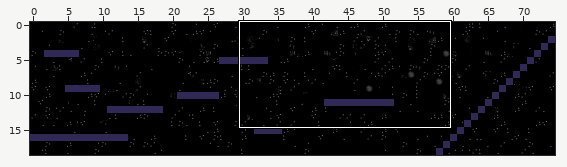
One commit to this Tiled map: assets/maps/SpaceLevel/world.tmx. The picture above shows the old version from afar; the outline marks the close-up.
Close-up. Before the commit:
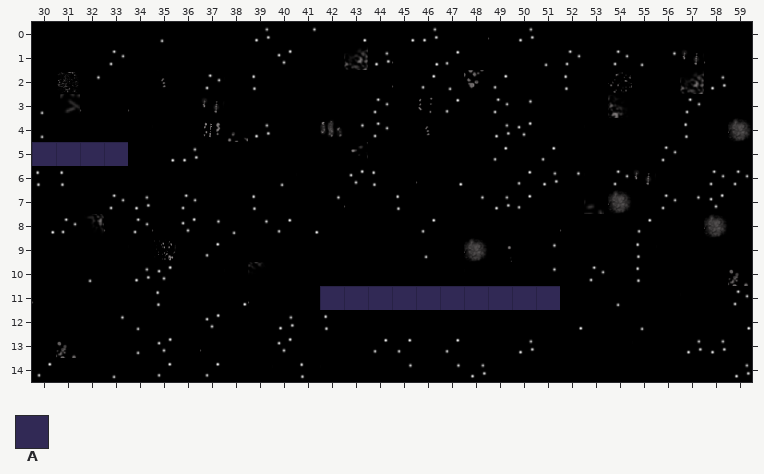
Cells are 32x32 px. Shown: x 30..59, y 0..14. The commit also changed other parts of the map, which this record leaves out.
Key: from "spacetileset": A 64.
_ is an empty cell.
Layers that did not change in this view are not listed.
Layer "obstacles" before, first column x 30:
 0 ______________________________
 1 ______________________________
 2 ______________________________
 3 ______________________________
 4 ______________________________
 5 AAAA__________________________
 6 ______________________________
 7 ______________________________
 8 ______________________________
 9 ______________________________
10 ______________________________
11 ____________AAAAAAAAAA________
12 ______________________________
13 ______________________________
14 ______________________________
And afterwards:
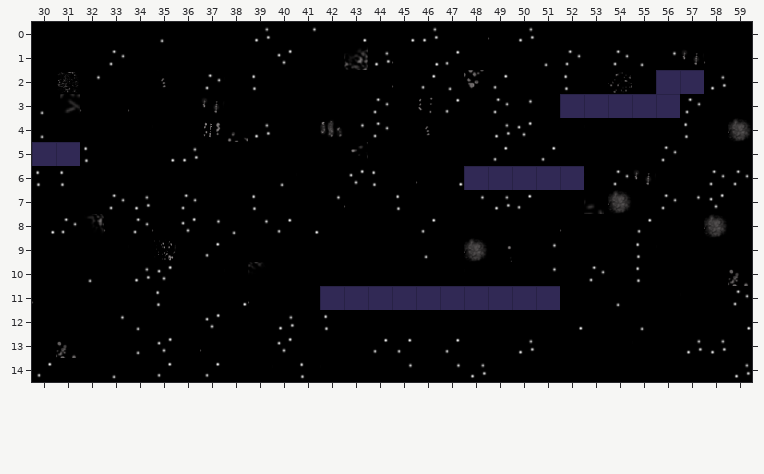
What changed:
Changed rows in their new state; . is an unchanged cell.
Layer "obstacles":
first column x 32:
 2 ........................AA
 3 ....................AAAAA.
 5 __........................
 6 ................AAAAA.....
Changed places in both close-ups, as pixel boxes (x1, y1, x2, y2):
added: (560, 70, 704, 118)
removed: (80, 142, 128, 166)
added: (464, 166, 584, 190)
